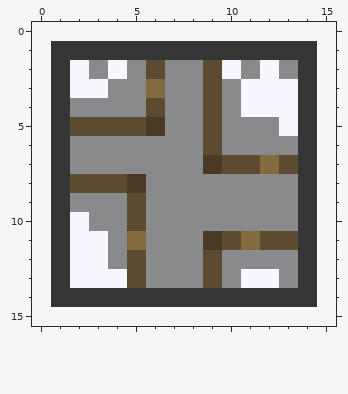
File history of a pixel-art sprite, src/structures/mineshaft/hallway.png. Above: the version before the commit.
The file is 14x14 pixels. The old version is drawn lined up with the new one, on the new canvas.
After the commit:
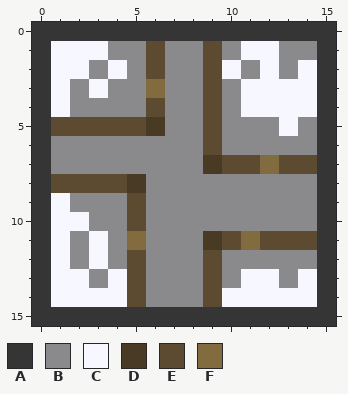
Palette (. is transparent): A #353536  B #8a8a8c  C #f7f7ff  D #493a25  E #5c4a31  F #816b3f
What changed:
canvas 14x14 -> 16x16, the old top-left corner now at 1,1
y 0: x 0..15 ................ -> AAAAAAAAAAAAAAAA
y 1: x 0..15 .AAAAAAAAAAAAAA. -> ACCCBBEBBEBCCBBA
y 2: x 0..1 .A -> AC; x 14..15 A. -> CA
y 3: x 0..2 .AC -> ACB; x 14..15 A. -> CA
y 4: x 0..1 .A -> AC; x 14..15 A. -> CA
y 5: x 0..1 .A -> AE; x 14..15 A. -> BA
y 6: x 0..1 .A -> AB; x 14..15 A. -> BA
y 7: x 0..1 .A -> AB; x 14..15 A. -> EA
y 8: x 0..1 .A -> AE; x 14..15 A. -> BA
y 9..10: x 0..1 .A -> AC; x 14..15 A. -> BA
y 11: x 0..2 .AC -> ACB; x 14..15 A. -> EA
y 12: x 0..2 .AC -> ACB; x 14..15 A. -> BA
y 13: x 0..1 .A -> AC; x 3 C -> B; x 14..15 A. -> CA
y 14: x 0..15 .AAAAAAAAAAAAAA. -> ACCCCEBBBECCCCCA
y 15: x 0..15 ................ -> AAAAAAAAAAAAAAAA
